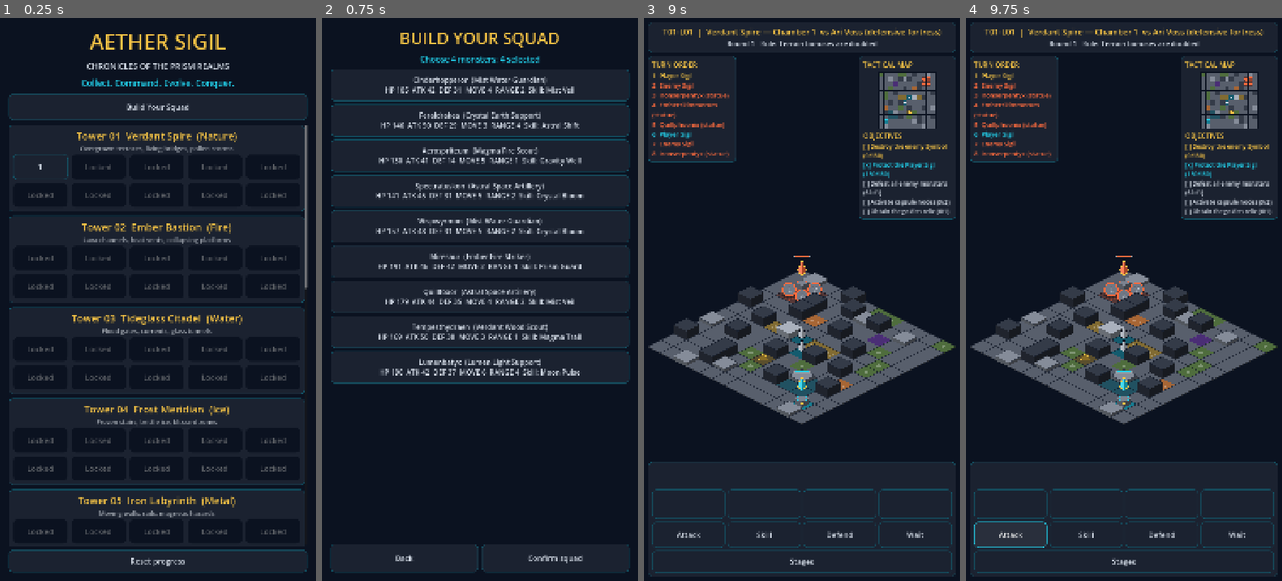
Above: before the commit, frames 1-4 (left to right).
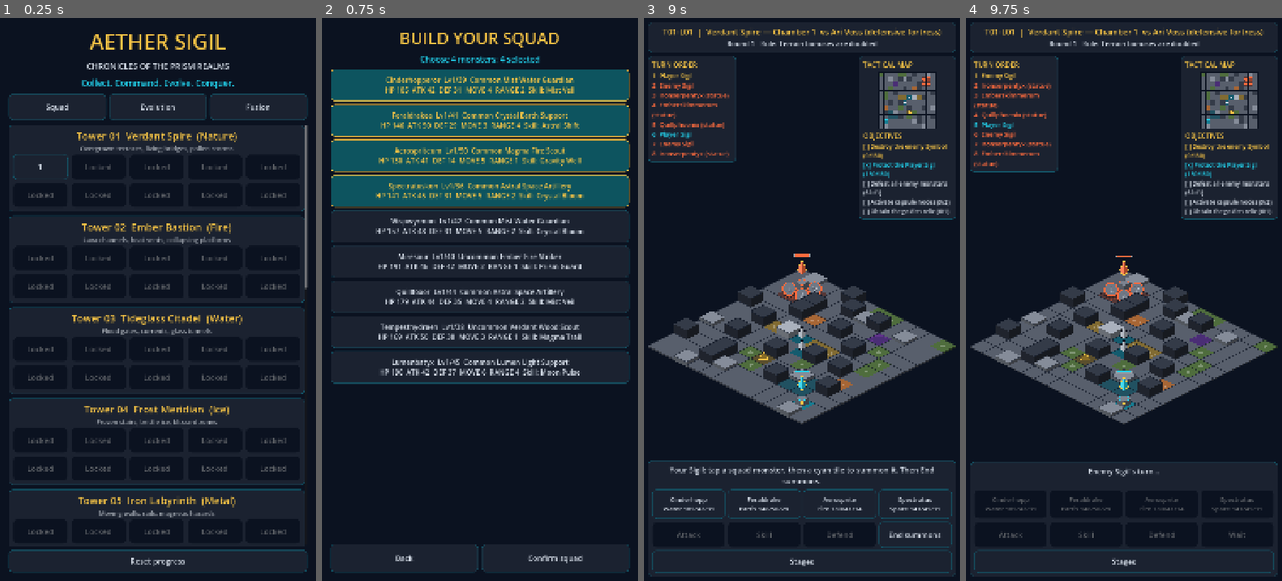
Above: after the commit, the same moments.

Repository: Shadysmetools/aether-sigil
Game: Godot game, scene res://scenes/main.tscn
Two runs of this game, one before a commit and one after it. Both use one fixed random seed, a clock stepped at 60 frames per second and the inputs below.
Inputs (mouse positions are in pixels of both pictures, inside the frame that each line leads up to):
- Up to frame 1 (0.25 s): no input
- Up to frame 2 (0.75 s): click "Build Your Squad" (after the commit: "Squad") at 0.5 s
- Up to frame 3 (9 s): click "Back" at 1.25 s; click "1" at 2 s; click (688, 502) at 2.77 s; click (688, 502) at 3.5 s, where only the run after the commit has a clickable "Cinderhopp Water 185/42/31"; click (764, 502) at 4.27 s; click (764, 502) at 5 s, where only the run after the commit has a clickable "Feraldrake Earth 146/50/29"; click (839, 502) at 5.77 s; click (839, 502) at 6.5 s, where only the run after the commit has a clickable "Aerosprite Fire 130/41/14"; click (915, 502) at 7.27 s; click (915, 502) at 8 s, where only the run after the commit has a clickable "Spectratus Space 141/45/31"; click "Stages" at 8.75 s
- Up to frame 4 (9.75 s): click "Attack" (after the commit: "End summons") at 9.5 s

The runs differ from the first frame. In frame 1, 0.3% of the frame differs, in the area x 14-86%, y 13-19%; in frame 2, 24%, in the area x 2-98%, y 9-63%; in frame 3, 4.5%; in frame 4, 3.9%.
Error before the commit: Invalid access to property or key 'name' on a base object of type 'Dictionary'. (res://scripts/ui.gd:555)

Commit message:
Evolution and Fusion screens, roster squad builder, XP after battle, autosave
Stage select gains Squad / Evolution / Fusion. Evolution lists the roster
with the next form and its level requirement, and has an Evolve button.
Evolving emits the 'evolved' signal, shows the evolution line and flashes
gold (the dialogue/animation hooks). Fusion: pick 2, Preview Fusion shows
the exact result (name, element, stats, Skill, rarity) or why the pair
can't fuse, then Confirm. The squad builder lists owned monsters with
levels, fused ones included. The result panel lists XP earned. The game
saves on app pause, focus-out and close. UI smoke test: 40 checks.

Co-Authored-By: Claude Opus 5.5 <noreply@anthropic.com>

Diff:
--- a/game/scripts/ui.gd
+++ b/game/scripts/ui.gd
@@ -12,6 +12,10 @@
 const Palette = preload("res://scripts/theme_colors.gd")
 const Progress = preload("res://scripts/progress.gd")
 const Art = preload("res://scripts/board_art.gd")
+const Prog = preload("res://scripts/progression.gd")
+
+signal evolved(uid: String, line: String)   ## hook for evolution dialogue/animation
+signal fused(uid: String)
 
 const AI_DELAY := 0.35
 const FONT := 34
@@ -49,6 +53,17 @@
 var select_screen: Control
 var stage_buttons: Dictionary = {}
 var squad_screen: Control
+var squad_list: VBoxContainer
+var evo_screen: Control
+var evo_list: VBoxContainer
+var evo_label: Label
+var fusion_screen: Control
+var fusion_list: VBoxContainer
+var fusion_pick: Array = []
+var fusion_buttons: Dictionary = {}
+var fusion_preview_label: Label
+var fusion_confirm: Button
+var last_xp_text := ""
 var squad_buttons: Dictionary = {}
 var squad_pick: Array = []
 var squad_label: Label
@@ -174,6 +189,8 @@
 	layer.add_child(ui_root)
 	_build_select()
 	_build_squad()
+	_build_evolution()
+	_build_fusion()
 	_build_hud()
 	_build_dialogue()
 	_build_result()
@@ -192,7 +209,12 @@
 	if full_title.contains(": "):
 		vb.add_child(_label(full_title.split(": ", true, 1)[1], FONT - 6, Palette.SOFT_SILVER))
 	vb.add_child(_label(str(Data.bible().get("tagline", "")), FONT - 4, Palette.AETHER_CYAN))
-	vb.add_child(_button("Build Your Squad", show_squad_builder, 90))
+	var meta_row := HBoxContainer.new()
+	meta_row.add_theme_constant_override("separation", 10)
+	vb.add_child(meta_row)
+	meta_row.add_child(_button("Squad", show_squad_builder, 90))
+	meta_row.add_child(_button("Evolution", show_evolution, 90))
+	meta_row.add_child(_button("Fusion", show_fusion, 90))
 	var scroll := ScrollContainer.new()
 	scroll.size_flags_vertical = Control.SIZE_EXPAND_FILL
 	scroll.horizontal_scroll_mode = ScrollContainer.SCROLL_MODE_DISABLED
@@ -235,18 +257,10 @@
 	scroll.size_flags_vertical = Control.SIZE_EXPAND_FILL
 	scroll.horizontal_scroll_mode = ScrollContainer.SCROLL_MODE_DISABLED
 	vb.add_child(scroll)
-	var list := VBoxContainer.new()
-	list.size_flags_horizontal = Control.SIZE_EXPAND_FILL
-	list.add_theme_constant_override("separation", 10)
-	scroll.add_child(list)
-	for id in Data.squad_collection():
-		var m := Data.monster(id)
-		var b := _button("%s  (%s %s %s)\nHP %d  ATK %d  DEF %d  MOVE %d  RANGE %d  Skill: %s" % [m.name, m.element, m.element_family, m.role,
-			m.hp, m.attack, m.defense, m.move, m.range, m.ability], _on_squad_toggle.bind(str(id)), 110)
-		b.toggle_mode = true
-		b.add_theme_font_size_override("font_size", SMALL + 2)
-		squad_buttons[str(id)] = b
-		list.add_child(b)
+	squad_list = VBoxContainer.new()
+	squad_list.size_flags_horizontal = Control.SIZE_EXPAND_FILL
+	squad_list.add_theme_constant_override("separation", 10)
+	scroll.add_child(squad_list)
 	var row := HBoxContainer.new()
 	row.add_theme_constant_override("separation", 12)
 	vb.add_child(row)
@@ -254,6 +268,146 @@
 	squad_confirm = _button("Confirm squad", _on_squad_confirm)
 	row.add_child(squad_confirm)
 	squad_screen.visible = false
+
+
+func _meta_screen(title: String) -> Array:
+	var screen := _full(MarginContainer.new())
+	for side in ["left", "right", "top", "bottom"]:
+		screen.add_theme_constant_override("margin_" + side, 32)
+	ui_root.add_child(screen)
+	var vb := VBoxContainer.new()
+	vb.add_theme_constant_override("separation", 14)
+	screen.add_child(vb)
+	vb.add_child(_label(title, 56, Palette.SIGIL_GOLD))
+	var note := _label("", FONT - 8, Palette.AETHER_CYAN)
+	vb.add_child(note)
+	var scroll := ScrollContainer.new()
+	scroll.size_flags_vertical = Control.SIZE_EXPAND_FILL
+	scroll.horizontal_scroll_mode = ScrollContainer.SCROLL_MODE_DISABLED
+	vb.add_child(scroll)
+	var list := VBoxContainer.new()
+	list.size_flags_horizontal = Control.SIZE_EXPAND_FILL
+	list.add_theme_constant_override("separation", 10)
+	scroll.add_child(list)
+	screen.visible = false
+	return [screen, vb, list, note]
+
+
+func _build_evolution() -> void:
+	var parts := _meta_screen("EVOLUTION")
+	evo_screen = parts[0]
+	evo_list = parts[2]
+	evo_label = parts[3]
+	parts[1].add_child(_button("Back", show_stage_select, 90))
+
+
+func show_evolution(msg: String = "") -> void:
+	_hide_all()
+	evo_screen.visible = true
+	evo_label.text = msg if msg != "" else "Monsters evolve at Lv%s into the next form of their family." % "/".join(Data.progression().evolution.thresholds.map(func(x): return str(int(x))))
+	for c in evo_list.get_children():
+		c.queue_free()
+	for inst in progress.roster:
+		var row := _panel()
+		evo_list.add_child(row)
+		var v := VBoxContainer.new()
+		row.add_child(v)
+		v.add_child(_label(_inst_text(inst), SMALL + 2, Palette.TEXT, false))
+		var why := Prog.can_evolve(inst)
+		var nxt := Prog.next_form(inst)
+		var need := Prog.evolve_level(inst)
+		var req := "Next: %s at Lv%d" % [Data.monster(nxt).name, need] if nxt != "" and need > 0 else ("Final form" if not Prog.is_fused(inst) else "Fused monsters do not evolve")
+		v.add_child(_label(req, SMALL, Palette.SIGIL_GOLD, false))
+		var b := _button("Evolve" if why == Prog.OK else "Evolve (%s)" % why.replace("_", " "), _on_evolve.bind(str(inst.uid)), 76)
+		b.disabled = why != Prog.OK
+		v.add_child(b)
+
+
+func _on_evolve(uid: String) -> void:
+	var line := progress.evolve(uid)
+	if line == "":
+		return
+	evolved.emit(uid, line)
+	show_evolution(line)
+	var tw := create_tween()  # evolution animation hook: a gold flash on the screen
+	evo_screen.modulate = Palette.SIGIL_GOLD
+	tw.tween_property(evo_screen, "modulate", Color.WHITE, 0.6)
+
+
+func _build_fusion() -> void:
+	var parts := _meta_screen("FUSION")
+	fusion_screen = parts[0]
+	fusion_list = parts[2]
+	var vb: VBoxContainer = parts[1]
+	parts[3].text = "Pick 2 monsters (both are consumed). Preview first, then confirm."
+	var pnl := _panel(Palette.CRYSTAL_VIOLET)
+	vb.add_child(pnl)
+	fusion_preview_label = _label("", SMALL + 2, Palette.TEXT, false)
+	pnl.add_child(fusion_preview_label)
+	var row := HBoxContainer.new()
+	row.add_theme_constant_override("separation", 12)
+	vb.add_child(row)
+	row.add_child(_button("Back", show_stage_select, 90))
+	fusion_confirm = _button("Confirm fusion", _on_fusion_confirm, 90)
+	row.add_child(fusion_confirm)
+
+
+func show_fusion() -> void:
+	_hide_all()
+	fusion_screen.visible = true
+	fusion_pick = []
+	for c in fusion_list.get_children():
+		c.queue_free()
+	fusion_buttons = {}
+	for inst in progress.roster:
+		var b := _button(_inst_text(inst), _on_fusion_toggle.bind(str(inst.uid)), 100)
+		b.toggle_mode = true
+		b.add_theme_font_size_override("font_size", SMALL + 2)
+		fusion_buttons[str(inst.uid)] = b
+		fusion_list.add_child(b)
+	_refresh_fusion()
+
+
+func _on_fusion_toggle(uid: String) -> void:
+	if fusion_pick.has(uid):
+		fusion_pick.erase(uid)
+	elif fusion_pick.size() < 2:
+		fusion_pick.append(uid)
+	_refresh_fusion()
+
+
+## Preview Fusion: the exact monster Confirm will create.
+func _refresh_fusion() -> void:
+	for uid in fusion_buttons:
+		fusion_buttons[uid].set_pressed_no_signal(fusion_pick.has(uid))
+	fusion_confirm.disabled = true
+	if fusion_pick.size() < 2:
+		fusion_preview_label.text = "Preview: pick %d more." % (2 - fusion_pick.size())
+		return
+	var res := progress.fusion_preview(fusion_pick[0], fusion_pick[1])
+	if res.has("error"):
+		fusion_preview_label.text = "Can't fuse: %s" % str(res.error).replace("_", " ")
+		return
+	fusion_preview_label.text = "Preview:  %s + %s  ->  %s\n%s" % [res.parent_names[0], res.parent_names[1], res.name, _inst_text(res)]
+	fusion_confirm.disabled = false
+
+
+func _on_fusion_confirm() -> void:
+	if fusion_pick.size() != 2:
+		return
+	var res := progress.fuse(fusion_pick[0], fusion_pick[1])
+	if res.has("error"):
+		fusion_preview_label.text = "Can't fuse: %s" % res.error
+		return
+	fused.emit(str(res.uid))
+	show_fusion()
+	fusion_preview_label.text = "Fused: %s joined your roster." % res.name
+
+
+func _notification(what: int) -> void:
+	# Autosave when the app is paused, backgrounded or closed.
+	if progress != null and what in [NOTIFICATION_APPLICATION_PAUSED, NOTIFICATION_APPLICATION_FOCUS_OUT, NOTIFICATION_WM_CLOSE_REQUEST]:
+		progress.save()
 
 
 func _build_hud() -> void:
@@ -398,6 +552,8 @@
 	result_box.visible = false
 	select_screen.visible = false
 	squad_screen.visible = false
+	evo_screen.visible = false
+	fusion_screen.visible = false
 
 
 func show_stage_select() -> void:
@@ -414,9 +570,29 @@
 			b.text += " Boss"
 
 
+## One line describing an owned monster (level, evolution, stats, skill).
+func _inst_text(inst: Dictionary) -> String:
+	var r := Prog.battle_record(inst)
+	var extra := ""
+	if Prog.is_fused(inst):
+		extra = "  Fused (+%s affinity, also %s)" % [inst.secondary_family, inst.secondary_ability]
+	return "%s  Lv%d/%d  %s %s %s %s\nHP %d  ATK %d  DEF %d  MOVE %d  RANGE %d  Skill: %s%s%s" % [inst.name, inst.level, Prog.level_cap(inst),
+		r.rarity, r.element, r.element_family, r.role, r.hp, r.attack, r.defense, r.move, r.range, r.ability,
+		"+%d" % r.skill_tier if r.skill_tier > 0 else "", extra]
+
+
 func show_squad_builder() -> void:
 	_hide_all()
 	squad_screen.visible = true
+	for c in squad_list.get_children():
+		c.queue_free()
+	squad_buttons = {}
+	for inst in progress.roster:
+		var b := _button(_inst_text(inst), _on_squad_toggle.bind(str(inst.uid)), 110)
+		b.toggle_mode = true
+		b.add_theme_font_size_override("font_size", SMALL + 2)
+		squad_buttons[str(inst.uid)] = b
+		squad_list.add_child(b)
 	squad_pick = progress.squad.duplicate()
 	_refresh_squad()
 
@@ -445,7 +621,7 @@
 func start_stage(id: String) -> void:
 	_hide_all()
 	stage_id = id
-	state.setup(id, progress.squad)
+	state.setup(id, progress.squad, -1, progress.squad_records())
 	mode = Mode.NONE
 	midbattle_shown = false
 	board.visible = true
@@ -500,6 +676,8 @@
 		result_title.text = "Defeat" if state.winner == E else "Stalemate"
 		result_sub.text = "Your Sigil fell" if state.winner == E else "Round cap reached"
 		next_button.visible = false
+	if last_xp_text != "":
+		result_sub.text += "\n" + last_xp_text
 	result_box.visible = true
 
 
@@ -549,7 +727,7 @@
 			b.visible = false
 			continue
 		var id: String = squad[idx]
-		var d := Data.monster(id)
+		var d: Dictionary = state.custom.get(id, Data.monster(id))
 		var waiting: bool = state.reserve[P].has(id)
 		var can := sigil_turn and waiting and state.legal_deploys(P).any(func(a): return a.mon == id)
 		b.text = "%s\n%s %d/%d/%d" % [str(d.name).left(10), str(d.element_family).left(5), d.hp, d.attack, d.defense] if waiting else "%s\n%s" % [str(d.name).left(10), "on board" if state.units_of(P).any(func(u): return u.mon_id == id) else "KO"]
@@ -648,6 +826,12 @@
 
 func _end_battle() -> void:
 	_refresh()
+	var gains := progress.award_battle(state, state.winner == P)
+	var parts := []
+	for uid in gains:
+		var inst := progress.get_inst(uid)
+		parts.append("%s +%d XP%s" % [inst.name, gains[uid].xp, (" (Lv%d)" % inst.level) if gains[uid].levels > 0 else ""])
+	last_xp_text = ", ".join(parts)
 	if state.winner == P:
 		show_dialogue([str(state.stage.dialogue.get("defeat", ""))], _show_result)
 	else:
@@ -683,7 +867,7 @@
 		return
 	mode = Mode.DEPLOY
 	selected_mon = progress.squad[idx]
-	_refresh("Tap a cyan tile to summon %s (spawn tiles and capsule nodes you activated)." % Data.monster(selected_mon).name)
+	_refresh("Tap a cyan tile to summon %s (spawn tiles and capsule nodes you activated)." % state.custom.get(selected_mon, Data.monster(selected_mon)).get("name", selected_mon))
 
 
 func _on_cmd(c: String) -> void:
--- a/game/tests/test_ui_smoke.gd
+++ b/game/tests/test_ui_smoke.gd
@@ -71,15 +71,48 @@
 	check(missing.is_empty(), "every tile type has a colour")
 	# Build Your Squad.
 	main.show_squad_builder()
-	check(main.squad_screen.visible and main.squad_buttons.size() == Data.squad_collection().size(), "squad builder lists the collection (%d)" % main.squad_buttons.size())
-	var coll := Data.squad_collection()
-	main._on_squad_toggle(coll[0])
+	check(main.squad_screen.visible and main.squad_buttons.size() == main.progress.roster.size(), "squad builder lists the owned roster (%d)" % main.squad_buttons.size())
+	var coll: Array = main.progress.roster.map(func(i): return str(i.uid))
+	var default_uids: Array = main.progress.squad.duplicate()
+	var out_uid: String = default_uids[0]
+	var in_uid: String = coll.filter(func(u): return not default_uids.has(u))[0]
+	main._on_squad_toggle(out_uid)
 	check(main.squad_confirm.disabled, "confirm disabled with 3 selected")
-	main._on_squad_toggle(coll[4])
+	main._on_squad_toggle(in_uid)
 	check(not main.squad_confirm.disabled, "confirm enabled with 4")
 	main._on_squad_confirm()
-	check(main.progress.squad.has(coll[4]) and main.progress.squad.size() == 4, "squad saved: %s" % str(main.progress.squad))
-	main.progress.set_squad(Data.default_squad())
+	check(main.progress.squad.has(in_uid) and main.progress.squad.size() == 4, "squad saved: %s" % str(main.progress.squad))
+	main.progress.set_squad(default_uids)
+	# Evolution screen.
+	var evo_uid: String = default_uids[1]
+	main.show_evolution()
+	check(main.evo_screen.visible and main.evo_list.get_child_count() == main.progress.roster.size(), "evolution screen lists the roster")
+	var hooked := []
+	main.evolved.connect(func(uid, line): hooked.append(line))
+	main._on_evolve(evo_uid)
+	check(main.progress.get_inst(evo_uid).evo_stage == 0, "Evolve refused below the threshold")
+	main.progress.get_inst(evo_uid).level = int(Data.progression().evolution.thresholds[0])
+	var old_name: String = main.progress.get_inst(evo_uid).name
+	main.show_evolution()
+	main._on_evolve(evo_uid)
+	check(main.progress.get_inst(evo_uid).evo_stage == 1 and main.progress.get_inst(evo_uid).name != old_name, "Evolve: %s -> %s" % [old_name, main.progress.get_inst(evo_uid).name])
+	check(hooked.size() == 1 and main.evo_label.text == hooked[0], "evolution hook fired with the dialogue line: '%s'" % (hooked[0] if hooked.size() > 0 else ""))
+	# Fusion screen: preview, then confirm.
+	var bench: Array = coll.filter(func(u): return not default_uids.has(u))
+	main.progress.get_inst(bench[0]).level = 12
+	main.progress.get_inst(bench[1]).level = 11
+	main.show_fusion()
+	main._on_fusion_toggle(bench[0])
+	check(main.fusion_confirm.disabled, "fusion confirm disabled with 1 pick")
+	main._on_fusion_toggle(bench[1])
+	var expected: Dictionary = main.progress.fusion_preview(bench[0], bench[1])
+	check(not main.fusion_confirm.disabled and main.fusion_preview_label.text.contains(str(expected.name)), "Preview Fusion shows %s" % expected.name)
+	var before: int = main.progress.roster.size()
+	main._on_fusion_confirm()
+	check(main.progress.roster.size() == before - 1 and not main.progress.get_inst(str(expected.uid)).is_empty(), "Confirm: parents consumed, %s added" % expected.name)
+	main.show_squad_builder()
+	check(main.squad_buttons.has(str(expected.uid)), "fused monster appears in the squad builder")
+	main.progress.set_squad(default_uids)
 	# Battle.
 	main._on_stage_pressed("T01-L01")
 	await process_frame
@@ -159,6 +192,7 @@
 	check(main.dialogue_box.visible and main.dialogue_text.text == defeat_line.substr(defeat_line.find(": ") + 2), "rival's defeat line after the win")
 	main._on_dialogue_next()
 	check(main.result_box.visible and main.result_title.text == "Victory" and main.next_button.visible, "victory panel with Next stage")
+	check(main.result_sub.text.contains("XP"), "result shows XP earned: %s" % main.result_sub.text.replace("\n", " | "))
 	check(main.progress.is_unlocked("T01-L02"), "win unlocked T01-L02")
 	main._on_next()
 	await process_frame
